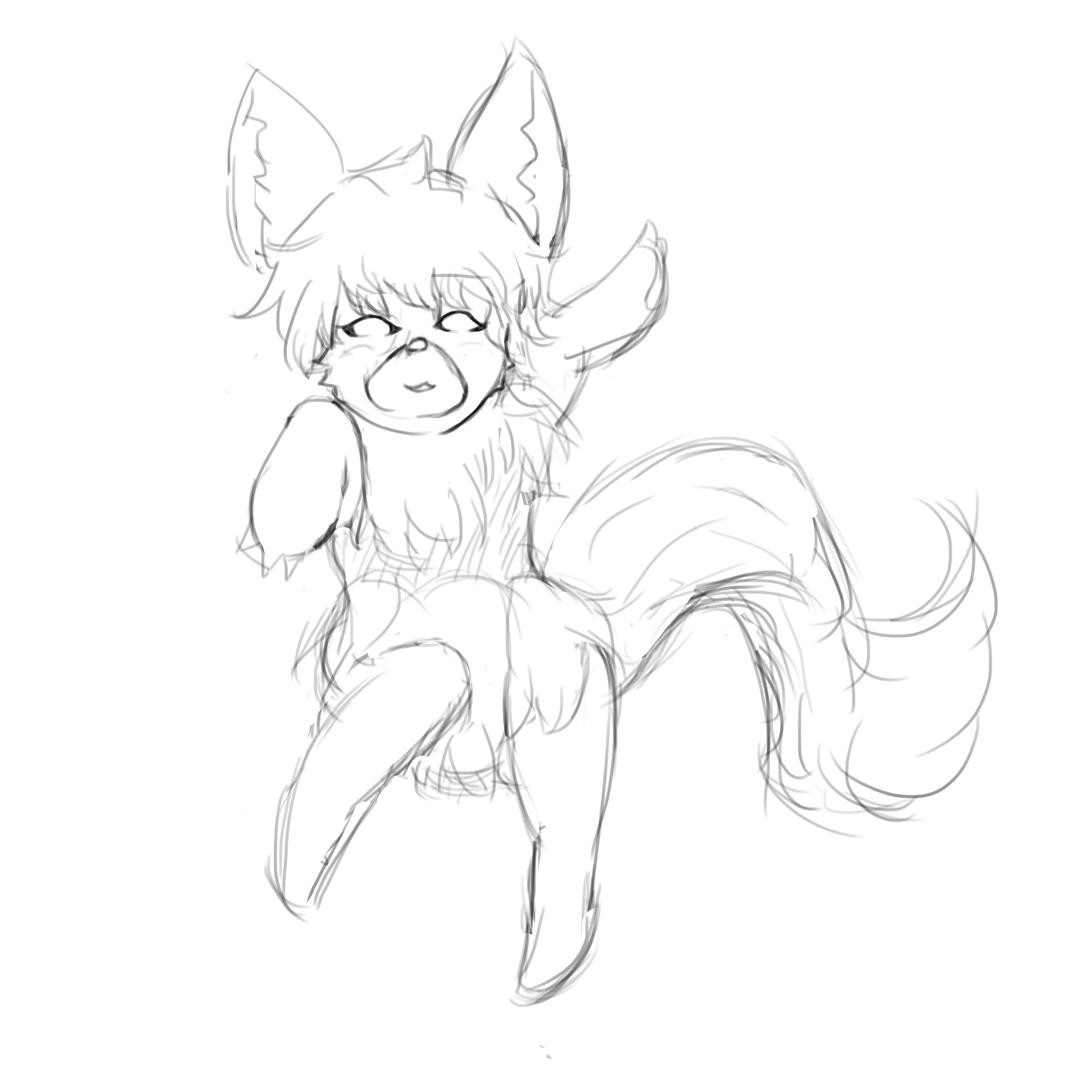
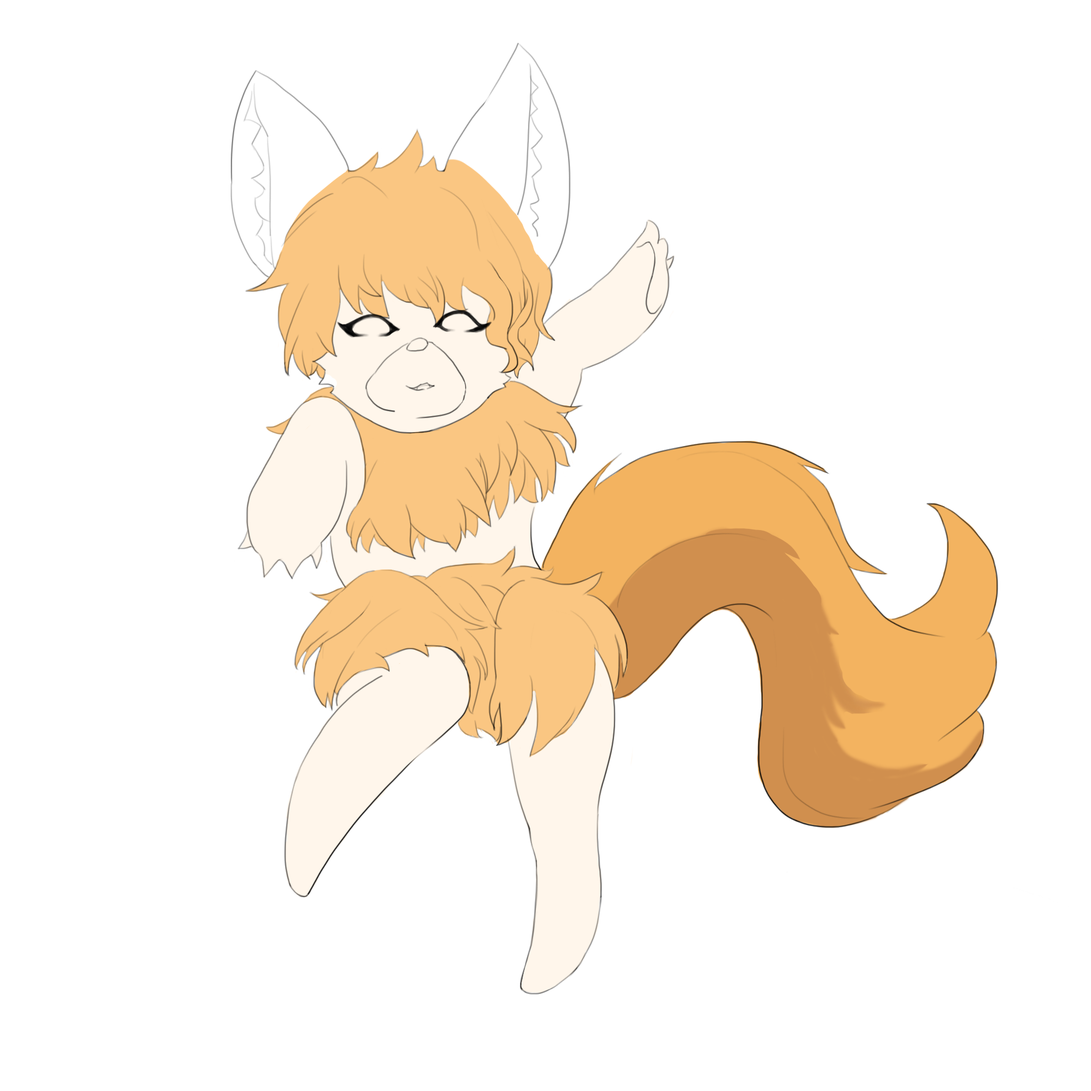
Layers edited between the first and the second 1091 × 1091 image:
added group "线稿" with 5 layers above "hair" over 218, 33, 1041, 1061
renamed "Layer 4" to "mao", moved it into group "线稿", painted on it over 265, 379, 999, 948
renamed "Layer 3" to "hairline", moved it into group "线稿", painted on it over 229, 42, 572, 395
added layer "faceline" in group "线稿" over 330, 309, 514, 435
added layer "bodyline" in group "线稿" over 234, 219, 1041, 996
hid "Layer 2", opacity 100% → 17%, moved it into group "线稿", painted on it over 218, 33, 999, 1061
added layer "hair" above "body" over 245, 128, 629, 759
added layer "body" above "teilshadow" over 239, 200, 677, 1010
added layer "teilshadow" above "teil" over 584, 525, 985, 830
added layer "teil" above "foxFace" over 538, 336, 999, 828
